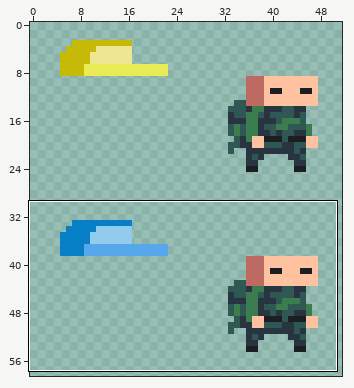
File history of a sprite sheet, Assets/Sprites/hats.png. The picture above shows the old version from afar; the outline marks the close-up.
Close-up. First the earlier version:
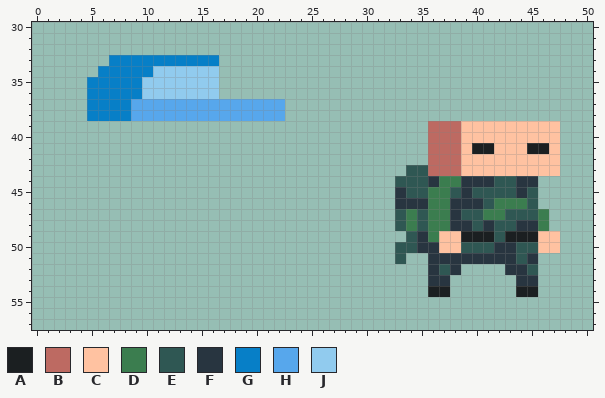
The file is 60x120 pixels. Shown: x 0..50, y 30..57. The wide view leaves out empty margins.
Palette (. is transparent): A #1b1f21  B #bd6a62  C #ffc2a1  D #3b7d4f  E #2f5753  F #283540  G #077fc7  H #57a7ec  J #91cbee
And afterwards:
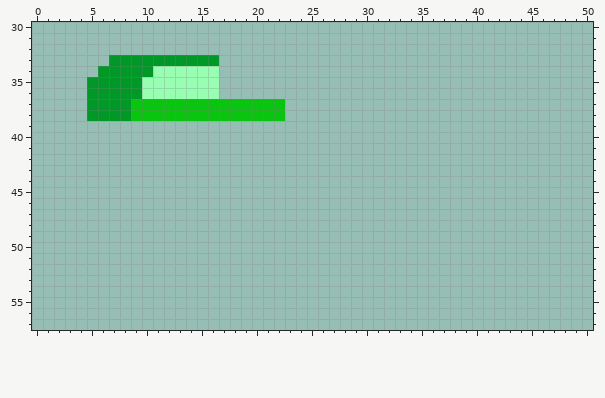
The commit says: super ui 2, green hat
What changed:
@@ palette @@
-G #077fc7
+G #009826
-H #57a7ec
+H #0ac510
-J #91cbee
+J #98ffb2
@@ x 31..49 @@
 38 ...................
-39 .....BBBCCCCCCCCC..
-40 .....BBBCCCCCCCCC..
-41 .....BBBCAACCCAAC..
-42 .....BBBCCCCCCCCC..
-43 ...EEBBBCCCCCCCCC..
-44 ..EEEFDDFFFEEFF....
-45 ..FEEDDEFEEEEFE....
-46 ..FFFDDFFFEDDDE....
-47 ..EDEDDFEEDDEEED...
-48 ..EDEDDFFEFEEFFD...
-49 ...EFDCCAAAEAAACC..
-50 ..EEFFCCEEEFFEECC..
-51 ..E..FFFFFFFFEF....
-52 .....FEF....FFE....
-53 .....FF......FF....
-54 .....AA......AA....
+39 ...................
+40 ...................
+41 ...................
+42 ...................
+43 ...................
+44 ...................
+45 ...................
+46 ...................
+47 ...................
+48 ...................
+49 ...................
+50 ...................
+51 ...................
+52 ...................
+53 ...................
+54 ...................
 55 ...................
